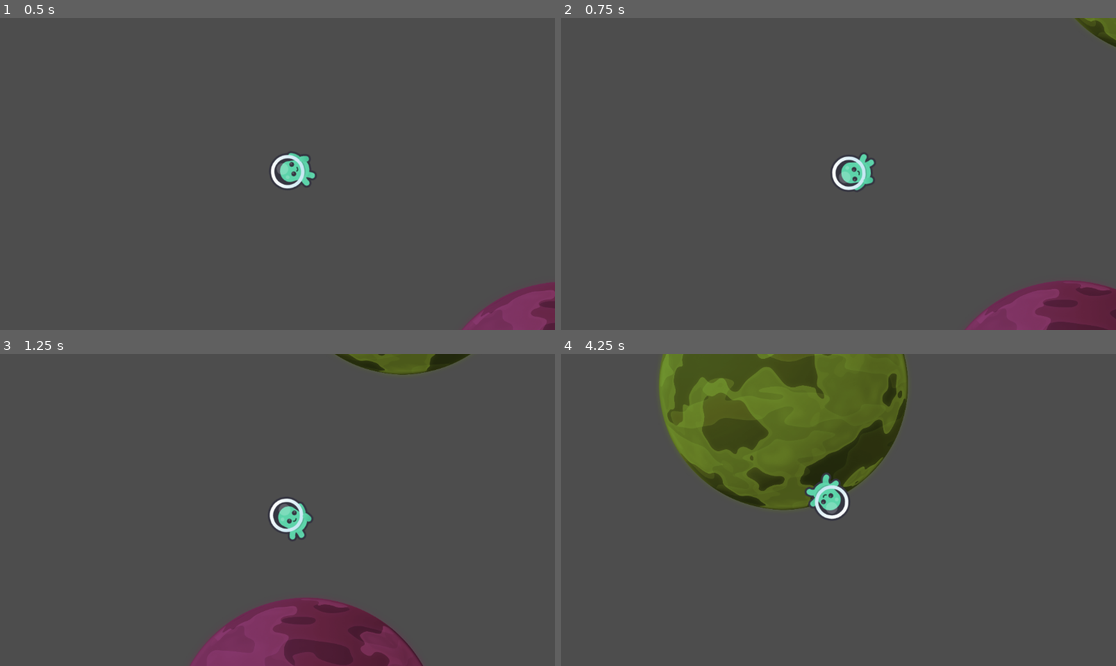
Above: before the commit, frames 1-4 (two rows, left to right).
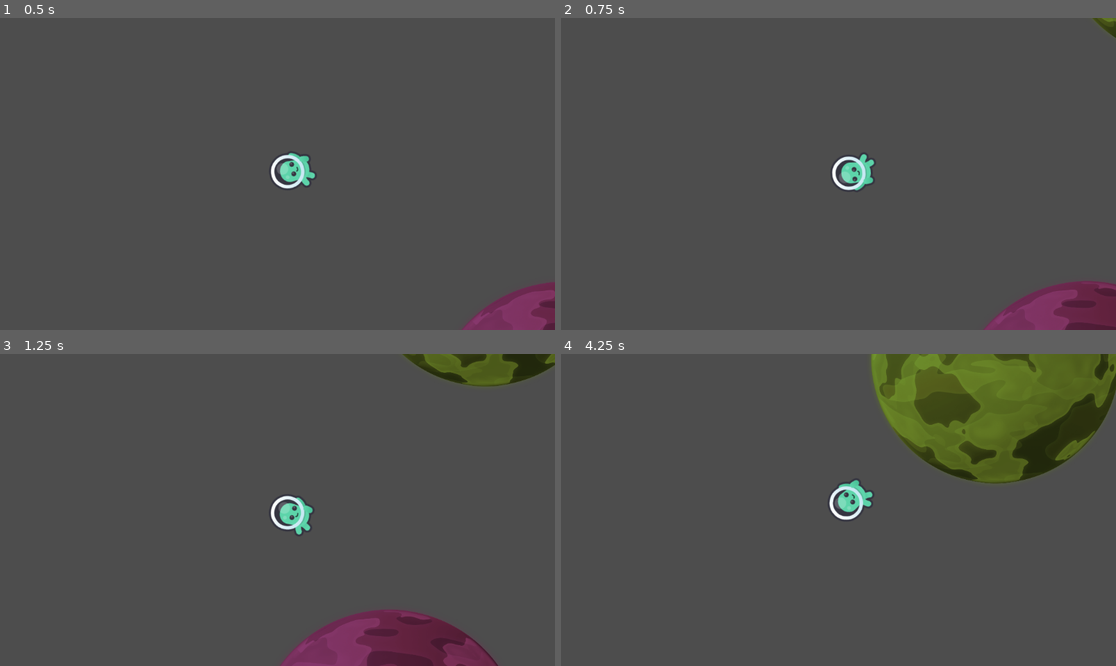
Above: after the commit, the same moments.

Repository: nathan-tang/astronautwithapen
Game: Godot game, scene res://Scenes/main.tscn
Same seed, same stepped clock (60 frames per second), same inputs: the game is played once before the commit and once after it. The engine's default icon, where the game draws it, is replaced by a stand-in: a white triangle on a blue panel in a dark square.
Inputs:
- Up to frame 1 (0.5 s): no input
- Up to frame 2 (0.75 s): hold D (move_right) from 0.53 s (still down); tap Space (jump) at 0.6 s
- Up to frame 3 (1.25 s): keep holding D (move_right); tap Space (jump) at 0.77, 1.07 s
- Up to frame 4 (4.25 s): release D (move_right) at 1.28 s; hold S (move_down) 1.28-2.03 s; tap Space (jump) at 1.35, 1.52, 1.82, 2.1, 2.85, 3.02, 3.32, 3.6, 3.77, 4.07 s; hold D (move_right) 2.03-2.78 s; hold W (move_up) 2.78-3.53 s; hold A (move_left) from 3.53 s (still down)

Frame 1 is identical in both runs. In frame 2, 1.3% of the frame differs, in the area x 72-100%, y 0-100%; in frame 3, 11%; in frame 4, 32%, in the area x 17-100%, y 0-54%.

Commit message:
tweaked player movement

Diff:
--- a/Scripts/player.gd
+++ b/Scripts/player.gd
@@ -5,13 +5,13 @@
 ## Handles movement, jumping, rotation, and smooth transitions between gravity sources
 
 @export_group("Movement")
-@export var move_speed: float = 800.0
+@export var move_speed: float = 500.0
 @export var jump_force: float = 7000.0
 @export var jump_gravity_multiplier: float = 4.0  ## Jump force scales with gravity strength
 @export var jump_grace_period: float = 0.5  ## Seconds of reduced gravity after jump
 @export var jump_grace_gravity_reduction: float = 0.1  ## Gravity multiplier during grace period (0.1 = 90% reduction)
 @export var air_control: float = 0.9  ## Movement control while airborne (0-1)
-@export var max_speed: float = 3000.0  ## Maximum velocity cap
+@export var max_speed: float = 1000.0  ## Maximum velocity cap
 
 @export_group("Gravity")
 @export var default_gravity: float = 400.0
@@ -24,6 +24,7 @@
 
 @export_group("Ground Detection")
 @export var ground_detection_distance: float = 5.0
+@export var ground_stick_force: float = 5000.0  ## Downward force to keep player grounded
 
 # Internal state
 var active_gravity_fields: Array[Planet] = []
@@ -67,39 +68,44 @@
 	# 3. Smooth rotation toward gravity direction
 	smooth_rotate_to_gravity(net_gravity, delta)
 
-	# 4. Check if grounded
-	is_grounded = check_ground()
-
-	# 5. Handle movement input
+	# 4. Handle movement input
 	handle_movement(delta)
 
-	# 6. Handle jump input
+	# 5. Handle jump input
 	handle_jump()
 
-	# 7. Update jump grace timer
+	# 6. Update jump grace timer
 	if jump_grace_timer > 0:
 		jump_grace_timer -= delta
 
-	# 8. Apply gravity (reduced during jump grace period, zero when grounded)
+	# 7. Apply gravity (reduced during jump grace period, reduced when grounded)
 	if not is_grounded:
 		var gravity_to_apply = net_gravity
 		if jump_grace_timer > 0:
 			gravity_to_apply *= jump_grace_gravity_reduction
 		velocity += gravity_to_apply * delta
 	else:
-		# When grounded, remove any velocity going into the surface
+		# When grounded, aggressively remove ANY velocity away from surface
 		var surface_normal = -gravity_direction
-		var velocity_into_surface = velocity.dot(surface_normal)
-		if velocity_into_surface < 0:
-			velocity -= surface_normal * velocity_into_surface
-
-	# 10. Clamp velocity to prevent extreme speeds
+		var velocity_away_from_surface = velocity.dot(surface_normal)
+		# Remove both inward AND outward velocity components
+		velocity -= surface_normal * velocity_away_from_surface
+
+		# Apply strong downward force to keep player stuck to ground
+		# BUT skip this during jump grace period to allow jumps to escape orbit
+		if jump_grace_timer <= 0:
+			velocity += gravity_direction * ground_stick_force * delta
+
+	# 8. Clamp velocity to prevent extreme speeds
 	if velocity.length() > max_speed:
 		velocity = velocity.normalized() * max_speed
 
 	move_and_slide()
 
-	# 11. Update animations
+	# 9. Check if grounded (AFTER move_and_slide to use current collision data)
+	is_grounded = check_ground()
+
+	# 10. Update animations
 	update_animation()
 
 
@@ -208,13 +214,27 @@
 	var world_angle = input_angle + screen_to_world_rotation
 	var world_input = Vector2(cos(world_angle), sin(world_angle)) * input_vector.length()
 
-	# Apply movement control reduction when airborne
-	var control_factor = air_control if not is_grounded else 1.0
-	var move_direction = world_input * move_speed * control_factor
-
-	# Apply movement
-	velocity.x = lerp(velocity.x, move_direction.x, 0.2)
-	velocity.y = lerp(velocity.y, move_direction.y, 0.2)
+	# When grounded, project movement onto the surface tangent (parallel to ground)
+	if is_grounded:
+		# Get surface tangent (perpendicular to gravity)
+		var surface_tangent = Vector2(-gravity_direction.y, gravity_direction.x)
+
+		# Project input onto tangent - this gives us the scalar component along the tangent
+		var tangent_amount = world_input.dot(surface_tangent)
+
+		# Preserve input magnitude: when player pushes diagonally, they expect full speed
+		# So we scale by the original input length, not the projected length
+		var input_magnitude = world_input.length()
+		if abs(tangent_amount) > 0.01:  # Avoid division by zero
+			# Normalize the tangent component and scale by full input magnitude
+			var move_direction = surface_tangent * sign(tangent_amount) * input_magnitude * move_speed
+			velocity.x = lerp(velocity.x, move_direction.x, 0.2)
+			velocity.y = lerp(velocity.y, move_direction.y, 0.2)
+	else:
+		# In air, allow free movement with reduced control
+		var move_direction = world_input * move_speed * air_control
+		velocity.x = lerp(velocity.x, move_direction.x, 0.2)
+		velocity.y = lerp(velocity.y, move_direction.y, 0.2)
 
 	# Flip sprite horizontally based on movement direction
 	if animated_sprite and is_moving:
@@ -242,25 +262,16 @@
 
 ## Check if player is on the ground
 func check_ground() -> bool:
-	# Use built-in collision detection from move_and_slide
+	# Primary: Check slide collisions from move_and_slide
 	if get_slide_collision_count() > 0:
 		for i in get_slide_collision_count():
 			var collision = get_slide_collision(i)
 			# Check if collision normal is roughly opposite to gravity direction
 			var collision_angle = collision.get_normal().dot(-gravity_direction)
-			if collision_angle > 0.7:  # Within ~45 degrees
+			if collision_angle > 0.5:  # Within ~60 degrees (more lenient)
 				return true
 
-	# Fallback: raycast in gravity direction
-	var space_state = get_world_2d().direct_space_state
-	var query = PhysicsRayQueryParameters2D.create(
-		global_position,
-		global_position + gravity_direction * ground_detection_distance
-	)
-	query.exclude = [self]
-
-	var result = space_state.intersect_ray(query)
-	return result.size() > 0
+	return false
 
 
 ## Called by Planet when player enters gravity field
@@ -285,7 +296,6 @@
 	if not animated_sprite:
 		return
 
-	var current_speed = velocity.length()
 	var current_anim = animated_sprite.animation
 
 	# Priority: Jump > Walk > Idle
@@ -294,12 +304,15 @@
 		if current_anim != "jump":
 			animated_sprite.play("jump")
 	else:
-		# On ground - use hysteresis to prevent jittering
+		# On ground - base animation primarily on input state for stability
 		if current_anim == "walk":
-			# Currently walking - need to slow down significantly to stop
-			if current_speed < animation_velocity_threshold_idle:
+			# Currently walking - only stop if player releases input
+			if not is_moving:
 				animated_sprite.play("idle")
 		else:
-			# Currently idle - need to speed up significantly to start walking
-			if is_moving and current_speed > animation_velocity_threshold_walk:
+			# Currently idle or other state - check if should walk
+			if is_moving:
 				animated_sprite.play("walk")
+			elif current_anim != "idle":
+				# Not moving and not already idle - switch to idle
+				animated_sprite.play("idle")
